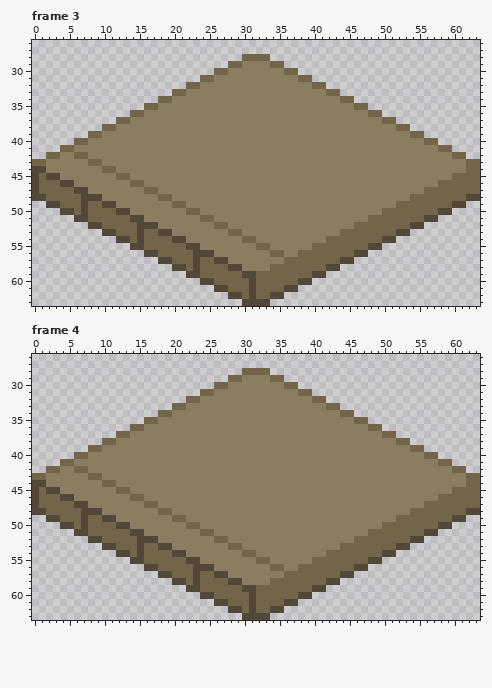
Edited in one commit: pixel-art file (Aseprite/sidewalk.aseprite). Above is the file before it was changed.
64x64 pixels, 4 frames. Shown: frame 3: x 0..63, y 26..63; frame 4: x 0..63, y 26..63. The commit also changed other frames, which this record leaves out.
And afterwards:
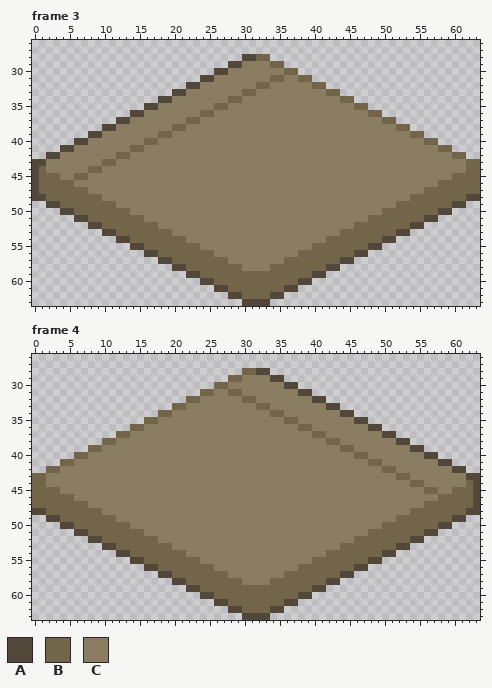
Palette (. is transparent): A #524839  B #73654a  C #8b7d62
What changed:
Changed rows in their new state; - is an unchanged pixel.
Frame 3:
first column x 0:
28 ------------------------------AA----
29 ----------------------------AA------
30 --------------------------AA--------
31 ------------------------AA--------BB
32 ----------------------AA--------BB--
33 --------------------AA--------BB----
34 ------------------AA--------BB------
35 ----------------AA--------BB--------
36 --------------AA--------BB----------
37 ------------AA--------BB------------
38 ----------AA--------BB--------------
39 --------AA--------BB----------------
40 ------AA--------BB------------------
41 ----AA--------BB--------------------
42 --AA--CC----BB----------------------
43 AA------CCBB------------------------
44 -B------BBCC------------------------
45 --BB--BB----CC----------------------
46 ----BB--------CC--------------------
47 ------BB--------CC------------------
48 -------BBB--------CC----------------
49 -------B--BB--------CC--------------
50 -------B----BB--------CC------------
51 --------------BB--------CC----------
52 ---------------BBB--------CC--------
53 ---------------B--BB--------CC------
54 ---------------B----BB--------CC----
55 ----------------------BB--------CC--
56 -----------------------BBB--------CC
57 -----------------------B--BB--------
58 -----------------------B----BB------
59 ------------------------------BB----
60 -------------------------------B----
61 -------------------------------B----
62 -------------------------------B----
Frame 4:
first column x 0:
28 --------------------------------AA------------------------------
29 ----------------------------------AA----------------------------
30 ------------------------------------AA--------------------------
31 ----------------------------BB--------AA------------------------
32 ------------------------------BB--------AA----------------------
33 --------------------------------BB--------AA--------------------
34 ----------------------------------BB--------AA------------------
35 ------------------------------------BB--------AA----------------
36 --------------------------------------BB--------AA--------------
37 ----------------------------------------BB--------AA------------
38 ------------------------------------------BB--------AA----------
39 --------------------------------------------BB--------AA--------
40 ----------------------------------------------BB--------AA------
41 ------------------------------------------------BB--------AA----
42 ------CC------------------------------------------BB--------AA--
43 --------CC------------------------------------------BB--------AA
44 BB--------CC------------------------------------------BB-------A
45 B-BB--------CC------------------------------------------BB-----A
46 B---BB--------CC-----------------------------------------------A
47 B-----BB--------CC---------------------------------------------A
48 -------BBB--------CC--------------------------------------------
49 -------B--BB--------CC------------------------------------------
50 -------B----BB--------CC----------------------------------------
51 --------------BB--------CC--------------------------------------
52 ---------------BBB--------CC------------------------------------
53 ---------------B--BB--------CC----------------------------------
54 ---------------B----BB--------CC--------------------------------
55 ----------------------BB--------CC------------------------------
56 -----------------------BBB--------CC----------------------------
57 -----------------------B--BB------------------------------------
58 -----------------------B----BB----------------------------------
59 ------------------------------BB--------------------------------
60 -------------------------------B--------------------------------
61 -------------------------------B--------------------------------
62 -------------------------------B--------------------------------
Pixel boxes of the changes (left, top, right, bottom) in both pictures:
changed: (32, 54, 284, 299)
changed: (32, 368, 480, 613)
